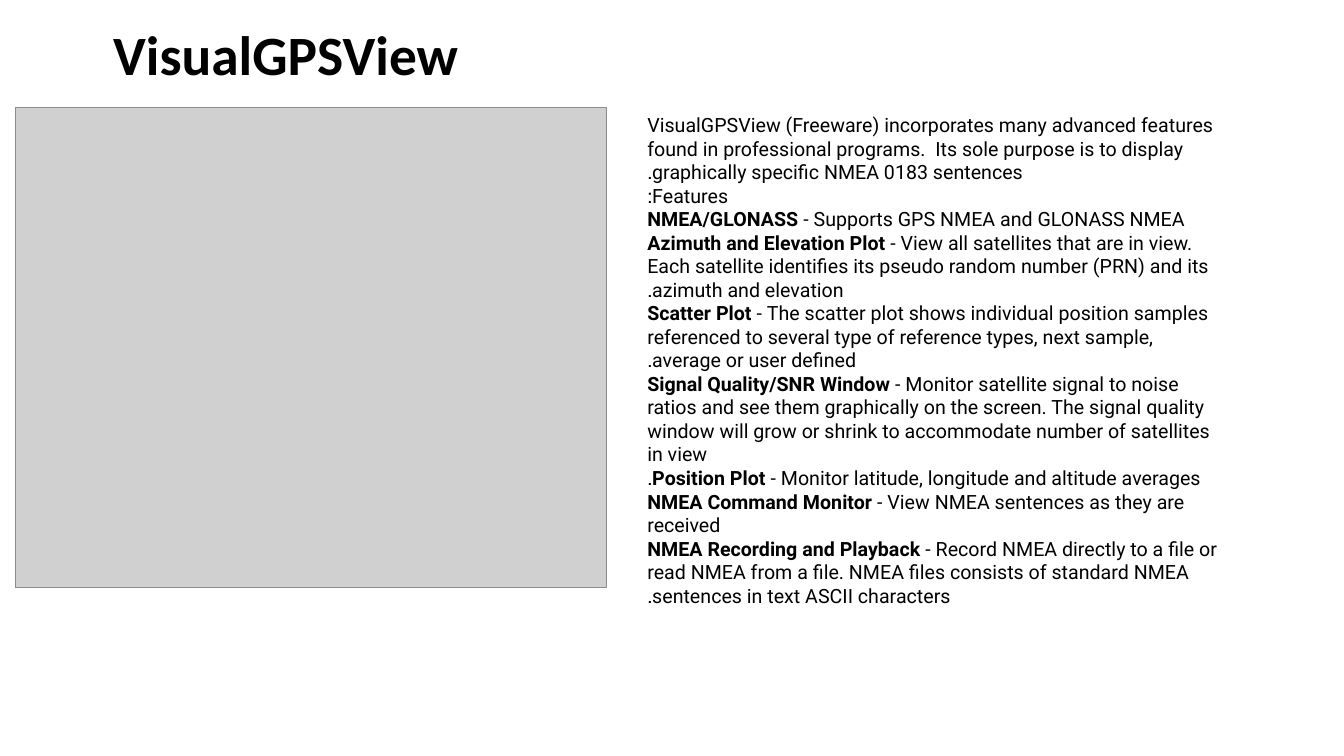
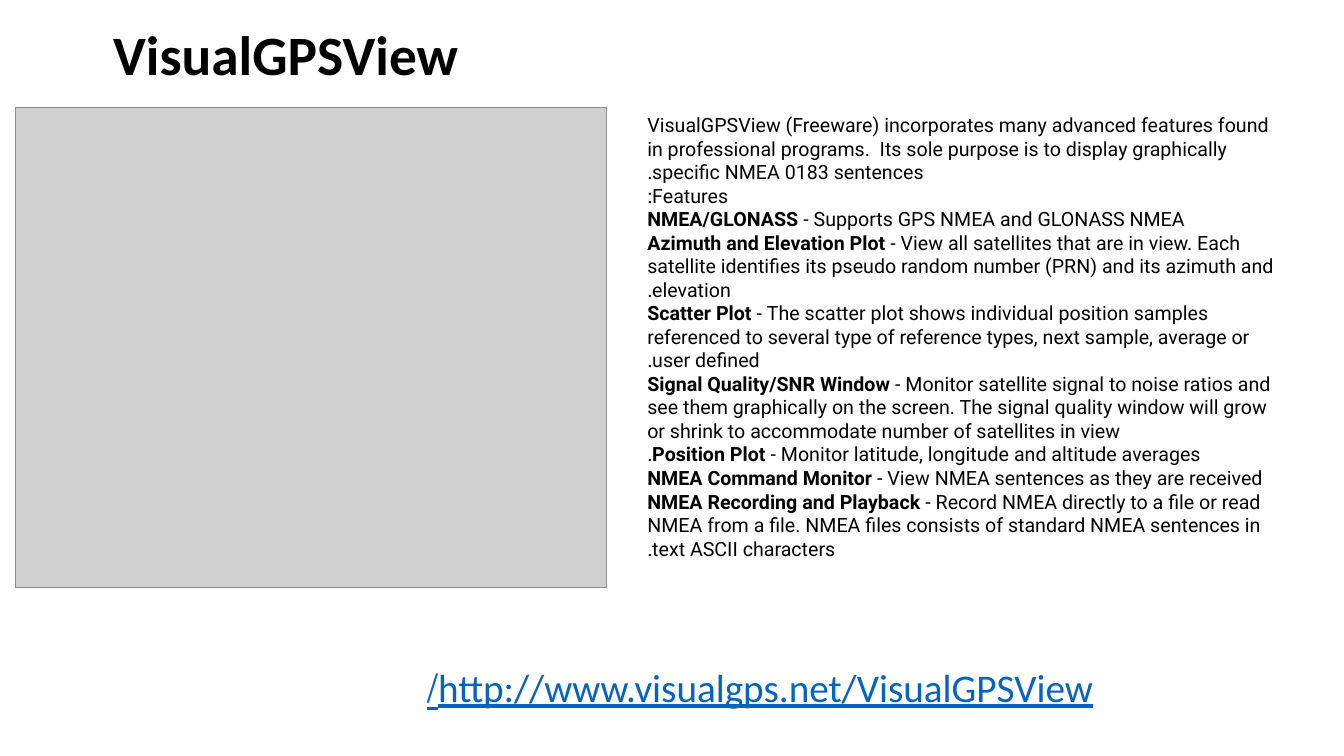
Before and after one commit to Mesfin1/matala2, a slide deck: slide 6 of ex2/NMEA Viewing Tools.pptx (slide 3 before the commit). Drawn at 1344x756 pixels with LibreOffice and Linux fonts; fonts in the diff are those of the drawing; grey boxes stand for pictures. Boxes give left, top, right and bottom in pixels: in the first picture for what was removed or moved away, otherwise in the second. Text is boxed around its words. In the diff, an @@ line names an element or a change of style, - is before the commit and + after.

Commit message:
kml

```diff
--- a/ex2/NMEA Viewing Tools.pptx
+++ b/ex2/NMEA Viewing Tools.pptx
@@ text "VisualGPSView (Freeware) incorporates many advanced ..." rewrapped from <box>647,116,1217,604</box> to <box>647,116,1274,557</box> @@
@@ text added at <box>438,674,1093,709</box>, 28 pt, text #0563C1, underline @@
+http://www.visualgps.net/VisualGPSView/
```
Also in this commit, not shown: 2 other slides changed, 2 slides added.
